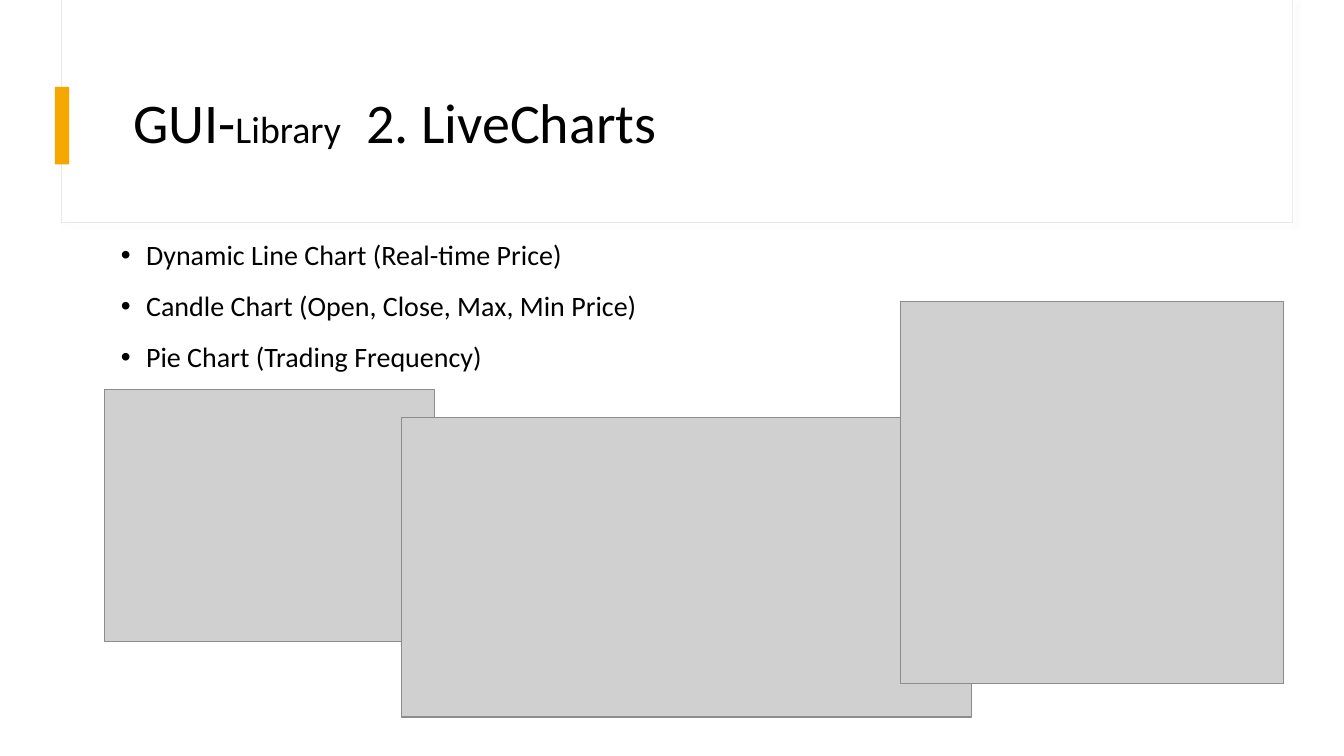
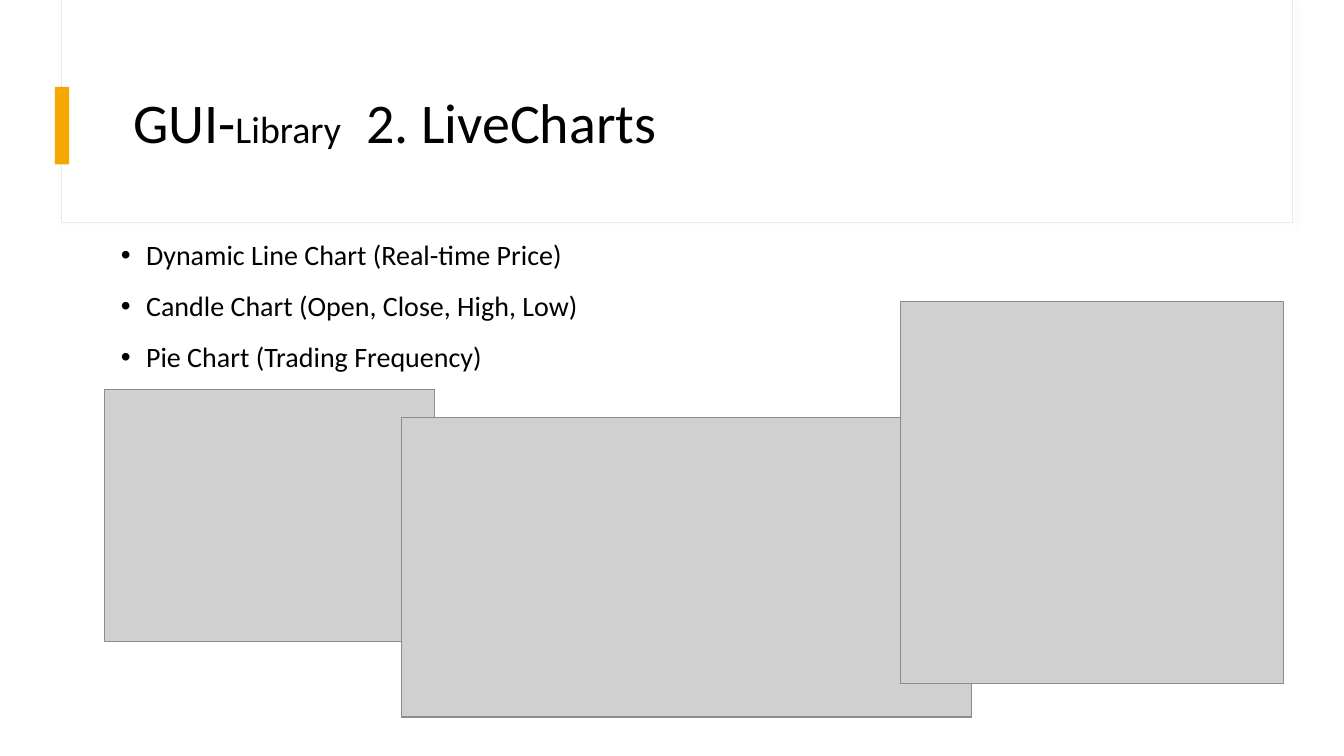
Before and after one commit to futurename/IPD20-DotNetProject, a slide deck: slide 24 of Documentation/ProjectStockMonitor.pptx (slide 23 before the commit). Drawn at 1344x756 pixels with LibreOffice and Linux fonts; fonts in the diff are those of the drawing; grey boxes stand for pictures. Boxes give left, top, right and bottom in pixels: in the first picture for what was removed or moved away, otherwise in the second. Text is boxed around its words. In the diff, an @@ line names an element or a change of style, - is before the commit and + after.

```diff
--- a/Documentation/ProjectStockMonitor.pptx
+++ b/Documentation/ProjectStockMonitor.pptx
@@ text at (146,295,577,321): text changed @@
-• Candle Chart (Open, Close, Max, Min Price)
+• Candle Chart (Open, Close, High, Low)
```
Also in this commit, not shown: 19 other slides changed, 5 slides added, 3 slides removed, 2 other files.
